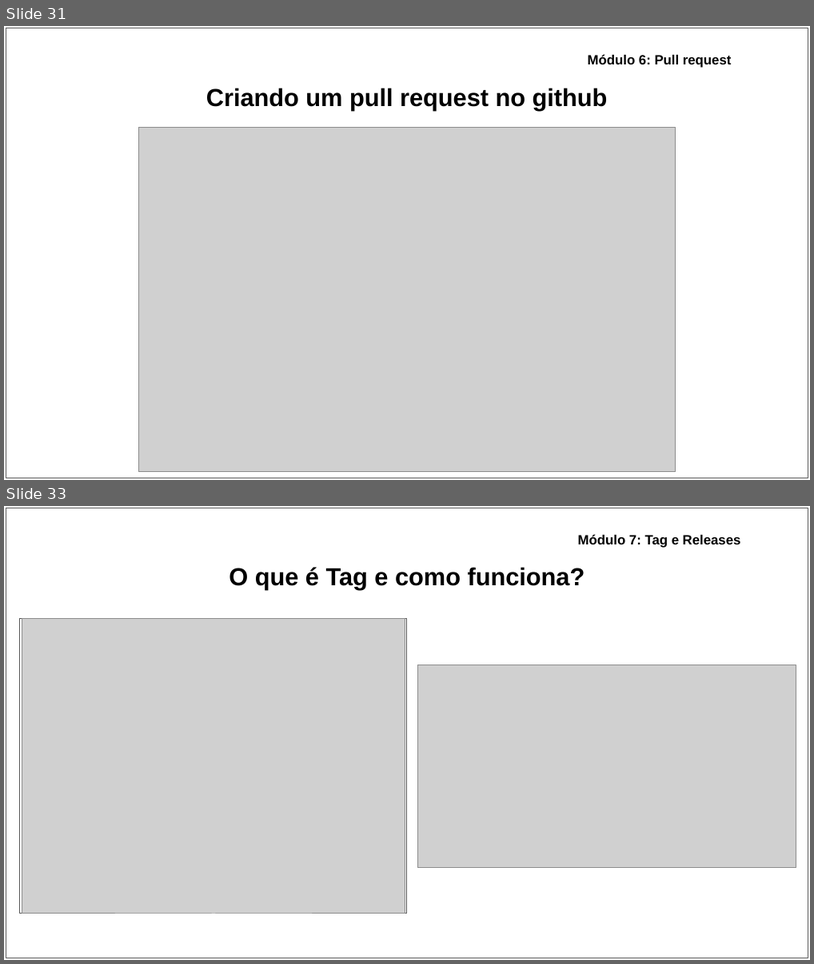
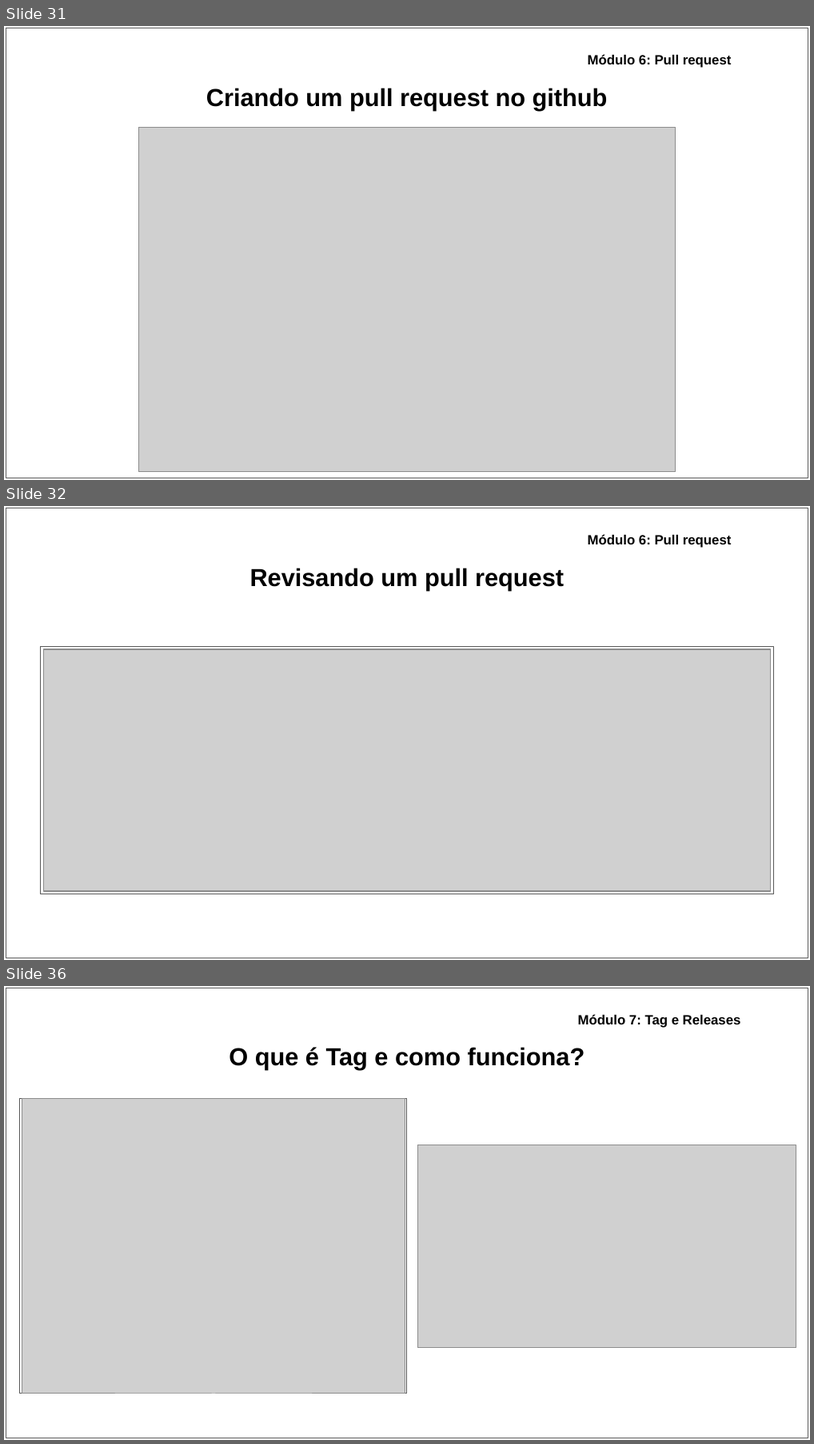
Before and after one commit to ryancunha13/Curso-Git-02, a slide deck: Materiais didáticos/Apresentação - Curso de Git_GitHub.pptx. Shown one above the other, each under a label of ours: slides 31 and 33 before the commit, slides 31, 32 and 36 after it; the slides between them are not shown. The pictures are 814x964 and 814x1444 pixels, drawn with LibreOffice and Linux fonts; fonts in the diff are those of the drawing; grey boxes stand for pictures. Boxes give left, top, right and bottom in pixels: in the first picture for what was removed or moved away, otherwise in the second. Text is boxed around its words. In the diff, an @@ line names an element or a change of style, - is before the commit and + after.

```diff
--- a/Materiais didáticos/Apresentação - Curso de Git_GitHub.pptx
+++ b/Materiais didáticos/Apresentação - Curso de Git_GitHub.pptx
@@ slide 32 added at (x1=4, y1=506, x2=810, y2=960), background #FFFFFF @@
@@ rectangle added at (x1=6, y1=508, x2=809, y2=957), fill #FFFFFF, outline #595959 0.75 pt @@
@@ text added at (x1=588, y1=534, x2=732, y2=548), 12 pt, text #000000, bold @@
+Módulo 6: Pull request
@@ title added at (x1=250, y1=568, x2=564, y2=591), 22 pt, text #000000, bold @@
+Revisando um pull request
@@ rectangle added at (x1=40, y1=646, x2=774, y2=894), fill #FFFFFF, outline #595959 0.75 pt @@
@@ picture added at (x1=43, y1=649, x2=771, y2=892) @@
@@ what was slide 33 is now slide 36 @@
```
Also in this commit, not shown: 2 slides changed, 6 other slides added, 3 other files.
